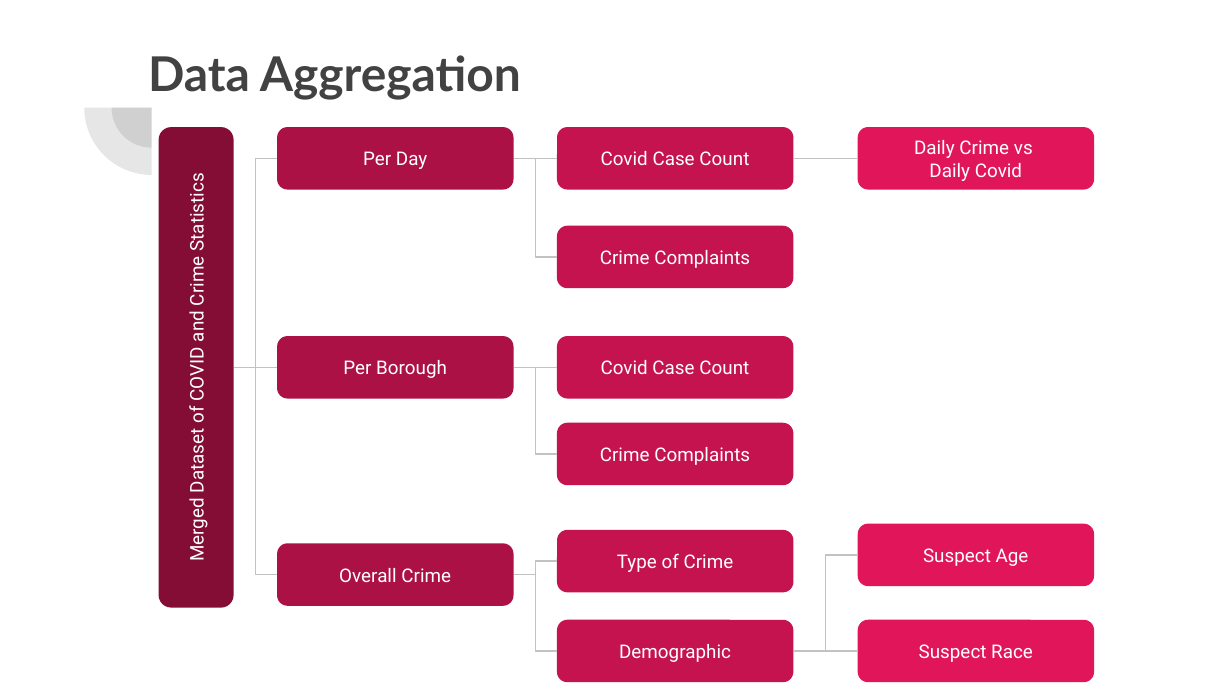
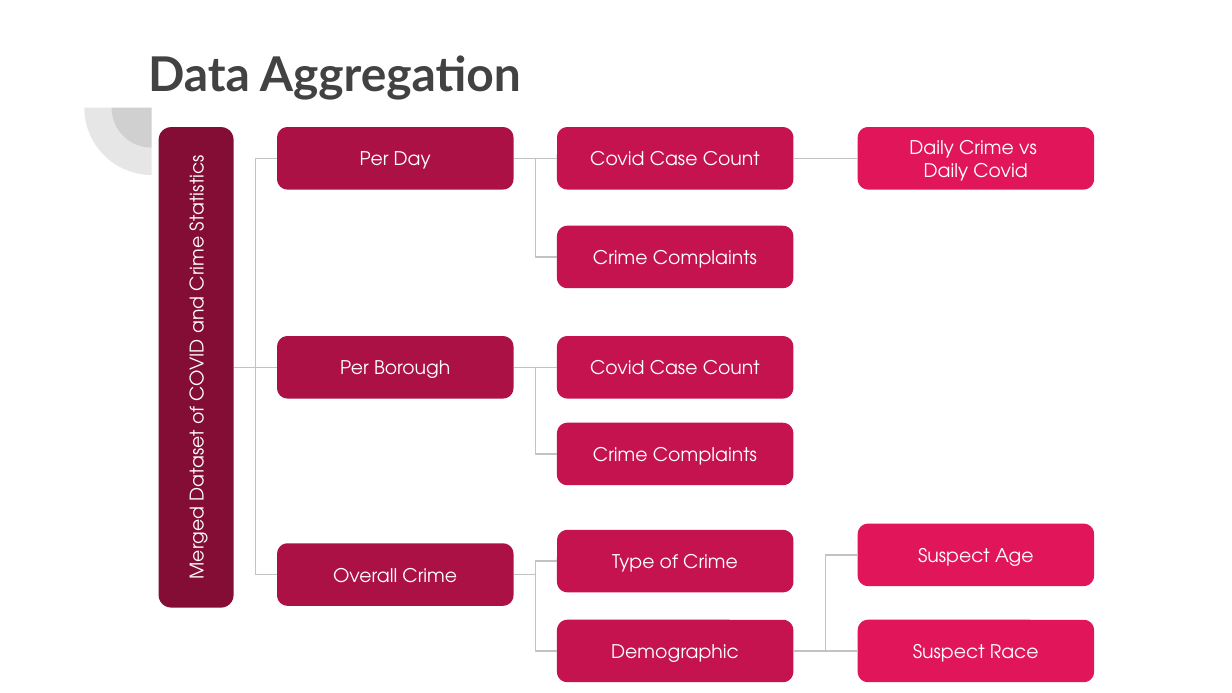
Before and after one commit to canamasc/Covid-Trends-VS-ATL-Crime, a slide deck: slide 4 of Crime Trends vs. Covid Trends.pptx. Drawn at 1232x693 pixels with LibreOffice and Linux fonts; fonts in the diff are those of the drawing. Boxes give left, top, right and bottom in pixels: in the first picture for what was removed or moved away, otherwise in the second. Text is boxed around its words. In the diff, an @@ line names an element or a change of style, - is before the commit and + after.

```diff
--- a/Crime Trends vs. Covid Trends.pptx
+++ b/Crime Trends vs. Covid Trends.pptx
@@ font Roboto to TeX Gyre Adventor in 13 elements at [158, 128, 233, 608], [277, 336, 514, 399], [277, 543, 514, 606], [557, 127, 793, 190], [557, 225, 793, 288], [557, 530, 793, 593], [857, 127, 1094, 190], [557, 620, 793, 683], [277, 127, 514, 190], [557, 336, 793, 399], [557, 423, 793, 485], [857, 620, 1094, 683], [857, 524, 1094, 586] @@
```
Also in this commit, not shown: 4 other slides changed.
